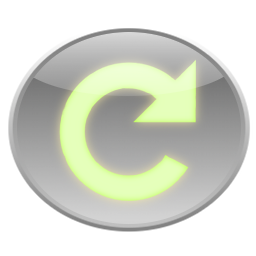
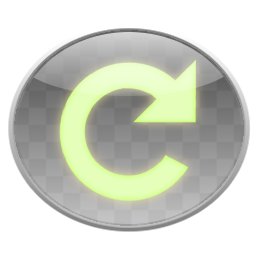
The second 256x256 image is a revision of the first. Changes to its layers:
added layer "Checkered Oval" (80%) above "Checkerd Back" over [14, 30, 244, 226]
